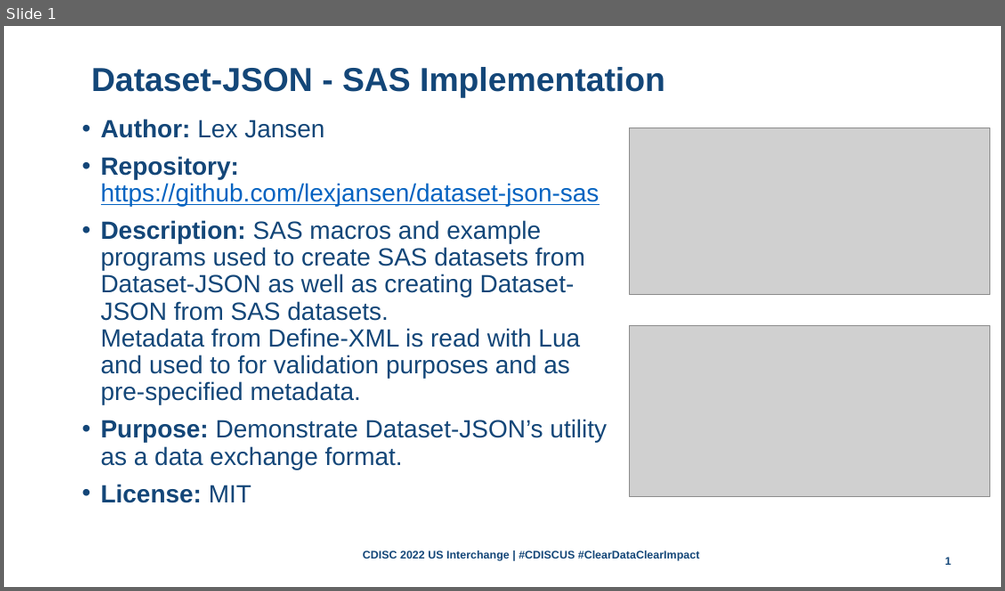
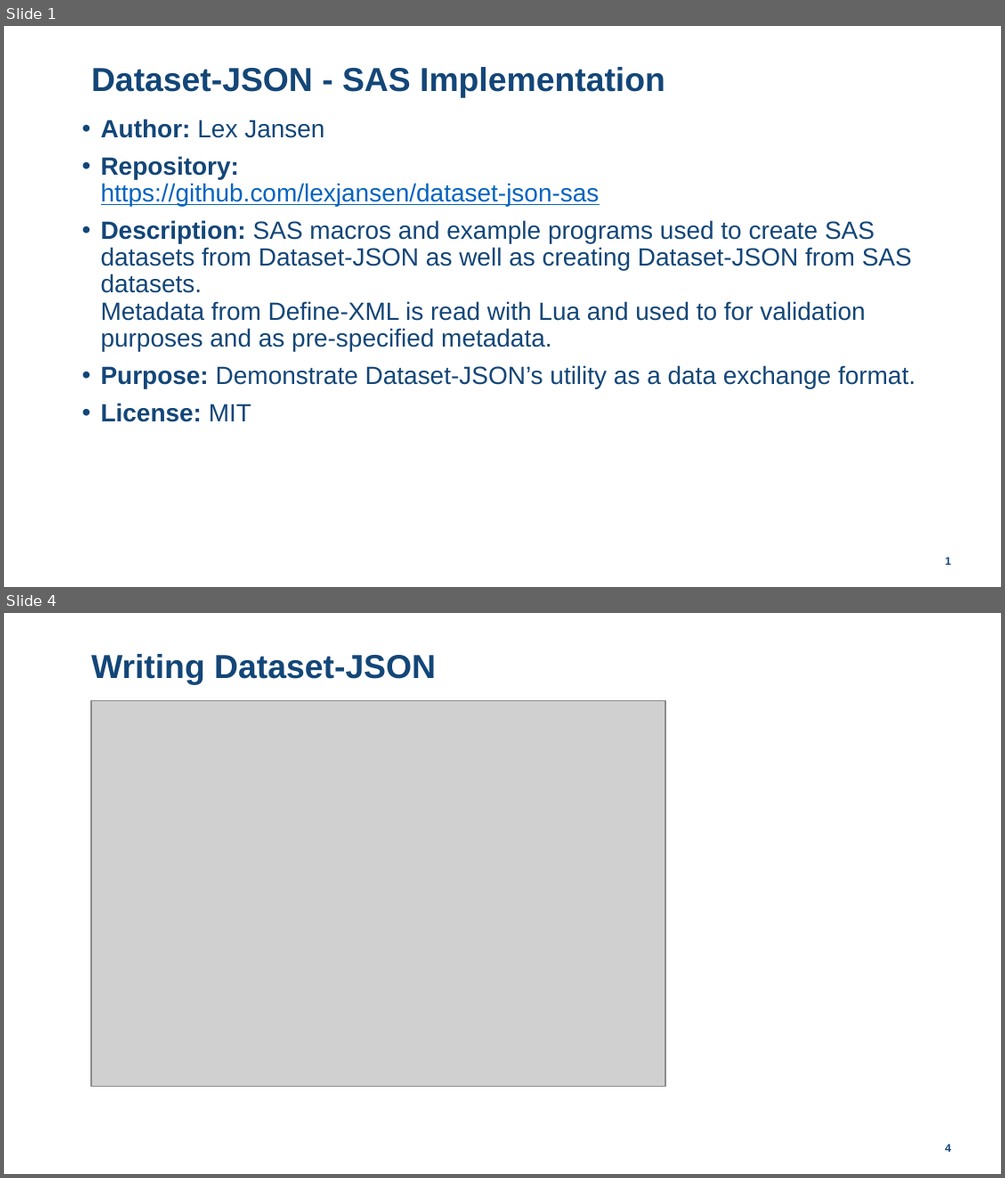
Before and after one commit to lexjansen/dataset-json-sas, a slide deck: doc/Dataset-JSON-Hackathon-SAS-implementation-LexJansen.pptx. Shown one above the other, each under a label of ours: slide 1 before the commit, slides 1 and 4 after it; the slides between them are not shown. The pictures are 1005x591 and 1005x1178 pixels, drawn with LibreOffice and Linux fonts; fonts in the diff are those of the drawing; grey boxes stand for pictures; background and template pictures are left out. Boxes give left, top, right and bottom in pixels: in the first picture for what was removed or moved away, otherwise in the second. Text is boxed around its words. In the diff, an @@ line names an element or a change of style, - is before the commit and + after.

```diff
--- a/doc/Dataset-JSON-Hackathon-SAS-implementation-LexJansen.pptx
+++ b/doc/Dataset-JSON-Hackathon-SAS-implementation-LexJansen.pptx
@@ slide 4 added at bbox=[4, 613, 1001, 1174], background picture (left out) @@
@@ title added at bbox=[91, 654, 436, 684], 24 pt, text #134678, bold @@
+Writing Dataset-JSON
@@ picture added at bbox=[92, 701, 666, 1086] @@
@@ page number added at bbox=[945, 1143, 951, 1151], 8 pt, text #134678, bold @@
+4
@@ slide 1 changed as well @@
@@ text "Author: Lex Jansen" rewrapped from bbox=[101, 119, 607, 503] to bbox=[101, 119, 915, 422] @@
@@ picture removed at bbox=[629, 127, 990, 294] @@
@@ picture removed at bbox=[629, 326, 990, 497] @@
@@ text removed at bbox=[363, 550, 700, 561] @@
-CDISC 2022 US Interchange | #CDISCUS #ClearDataClearImpact
```
Also in this commit, not shown: 3 other slides added, 3 other files.
